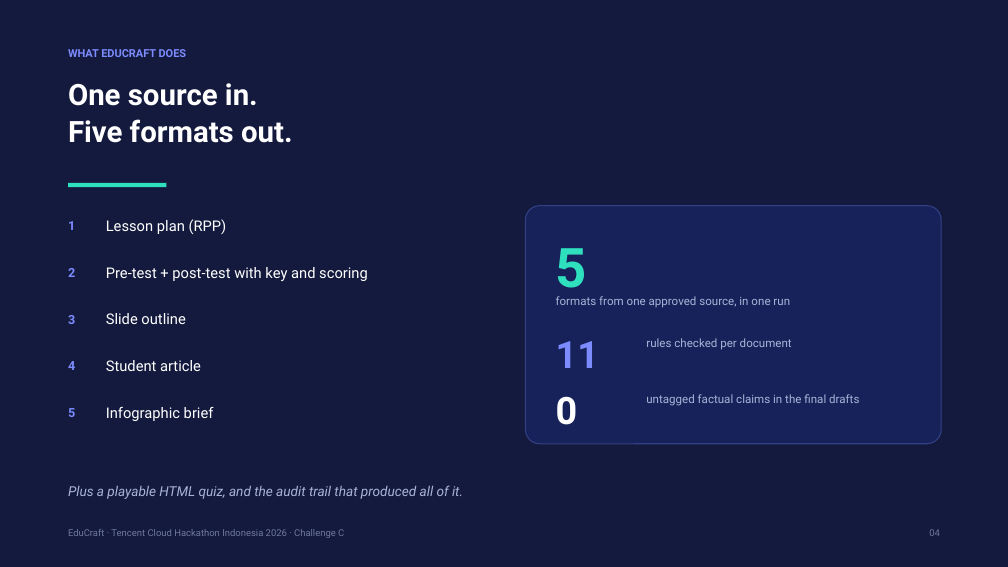
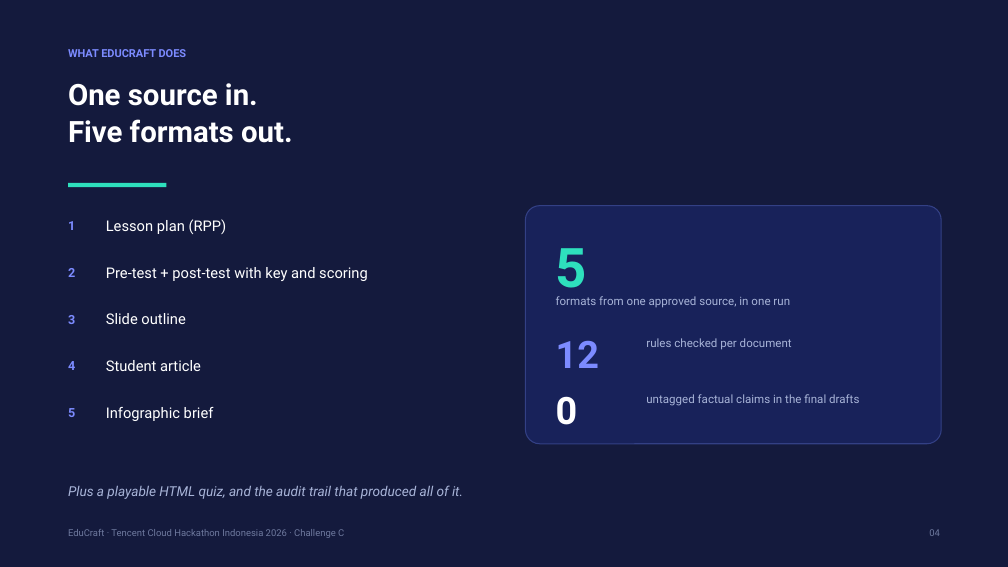
Before and after one commit to otnamhcar/educraft-hackathon-workbuddy-2026, a slide deck: slide 4 of 06_Submission/EduCraft_Deck.pptx. Drawn at 1008x567 pixels with LibreOffice and Linux fonts; fonts in the diff are those of the drawing. Boxes give left, top, right and bottom in pixels: in the first picture for what was removed or moved away, otherwise in the second. Text is boxed around its words. In the diff, an @@ line names an element or a change of style, - is before the commit and + after.

```diff
--- a/06_Submission/EduCraft_Deck.pptx
+++ b/06_Submission/EduCraft_Deck.pptx
@@ text at <box>556,341,599,368</box>: text changed @@
-11
+12
```
Also in this commit, not shown: 1 other slide changed, 11 other files.
